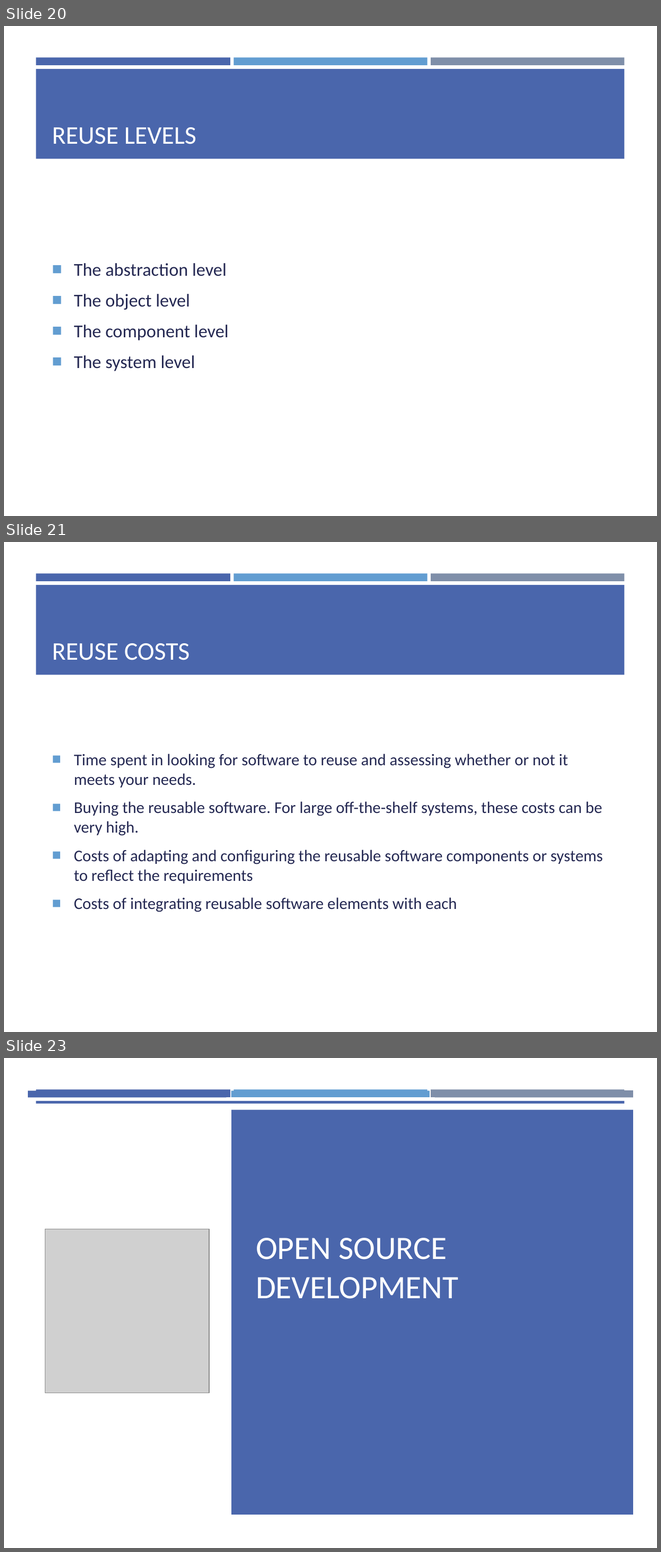
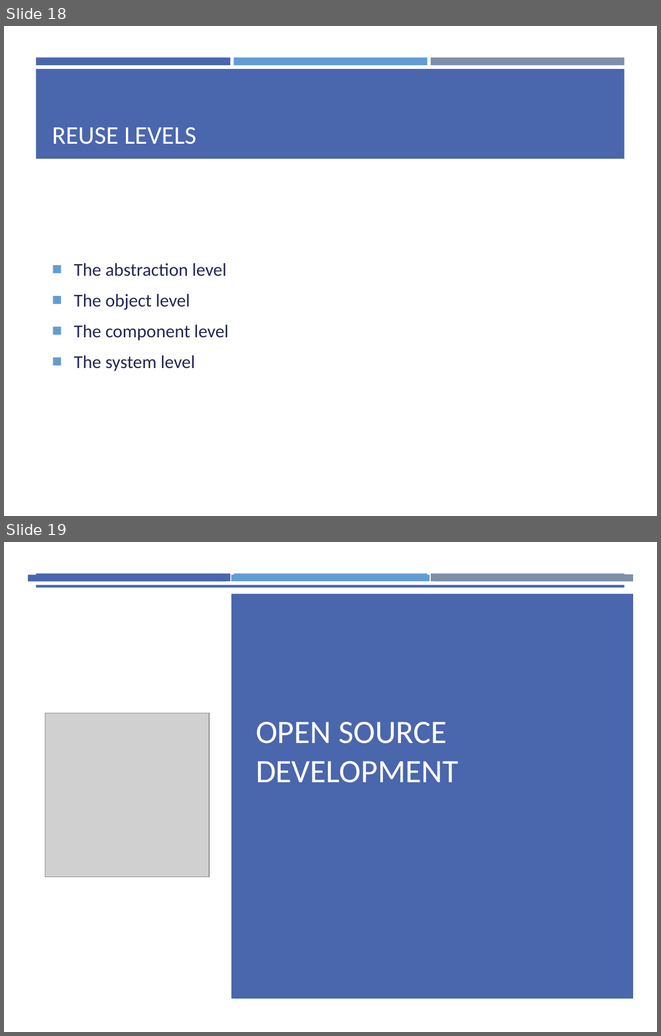
Before and after one commit to yazdipour/presentations, a slide deck: 2019Nov_Design_Implementation/Ch7.pptx. Shown one above the other, each under a label of ours: slides 20, 21 and 23 before the commit, slides 18 and 19 after it; the slides between them are not shown. The pictures are 661x1552 and 661x1036 pixels, drawn with LibreOffice and Linux fonts; fonts in the diff are those of the drawing; grey boxes stand for pictures. Boxes give left, top, right and bottom in pixels: in the first picture for what was removed or moved away, otherwise in the second. Text is boxed around its words. In the diff, an @@ line names an element or a change of style, - is before the commit and + after.

```diff
--- a/2019Nov_Design_Implementation/Ch7.pptx
+++ b/2019Nov_Design_Implementation/Ch7.pptx
@@ slide 21 removed at <box>4,542,657,1032</box>, background #FFFFFF; not listed: 4 template elements that a slide beside it also shows @@
@@ title removed at <box>52,643,190,660</box> @@
-REUSE COSTS
@@ text removed at <box>74,753,603,912</box> @@
-■ Time spent in looking for software to reuse and assessing whether or not it meets your needs.
-■ Buying the reusable software. For large off-the-shelf systems, these costs can be very high.
-■ Costs of adapting and configuring the reusable software components or systems to reflect the requirements
-■ Costs of integrating reusable software elements with each
@@ what was slide 20 is now slide 18 @@
@@ what was slide 23 is now slide 19 @@
```
Also in this commit, not shown: 6 slides changed, 1 slide added, 6 other slides removed.
